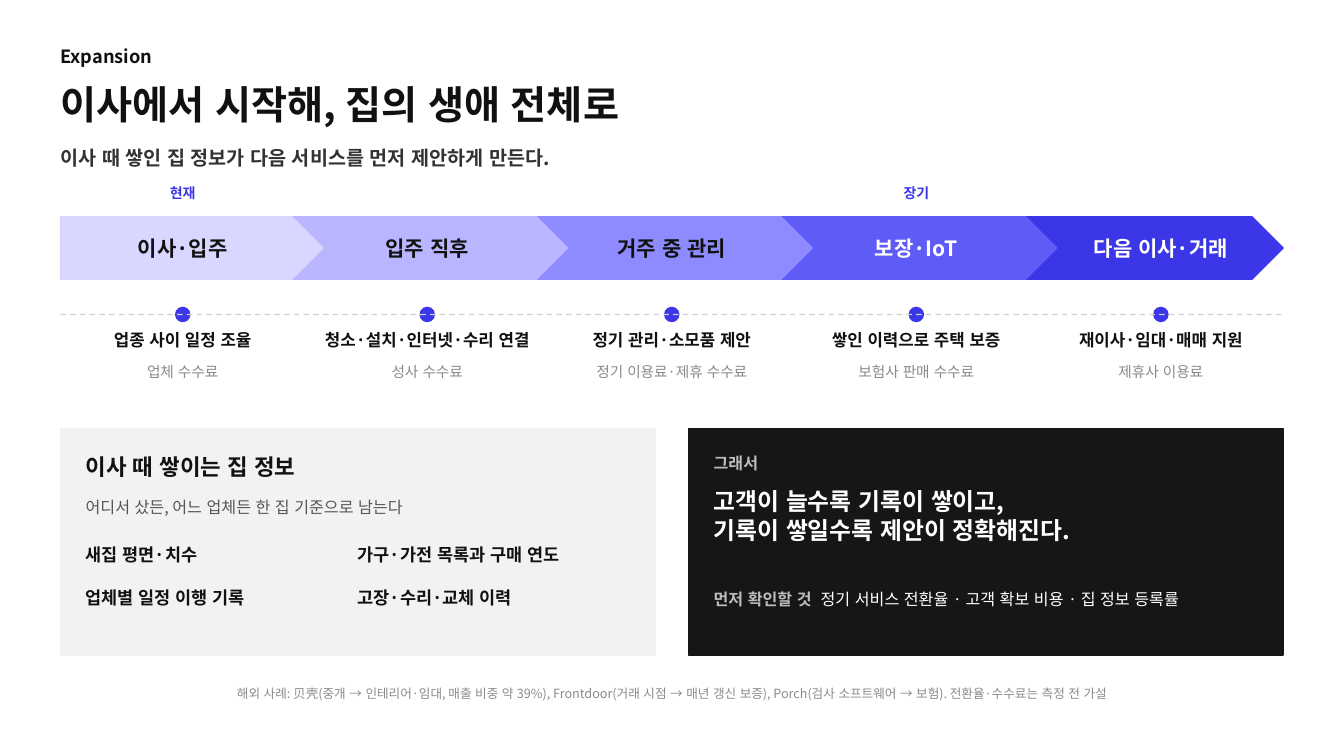
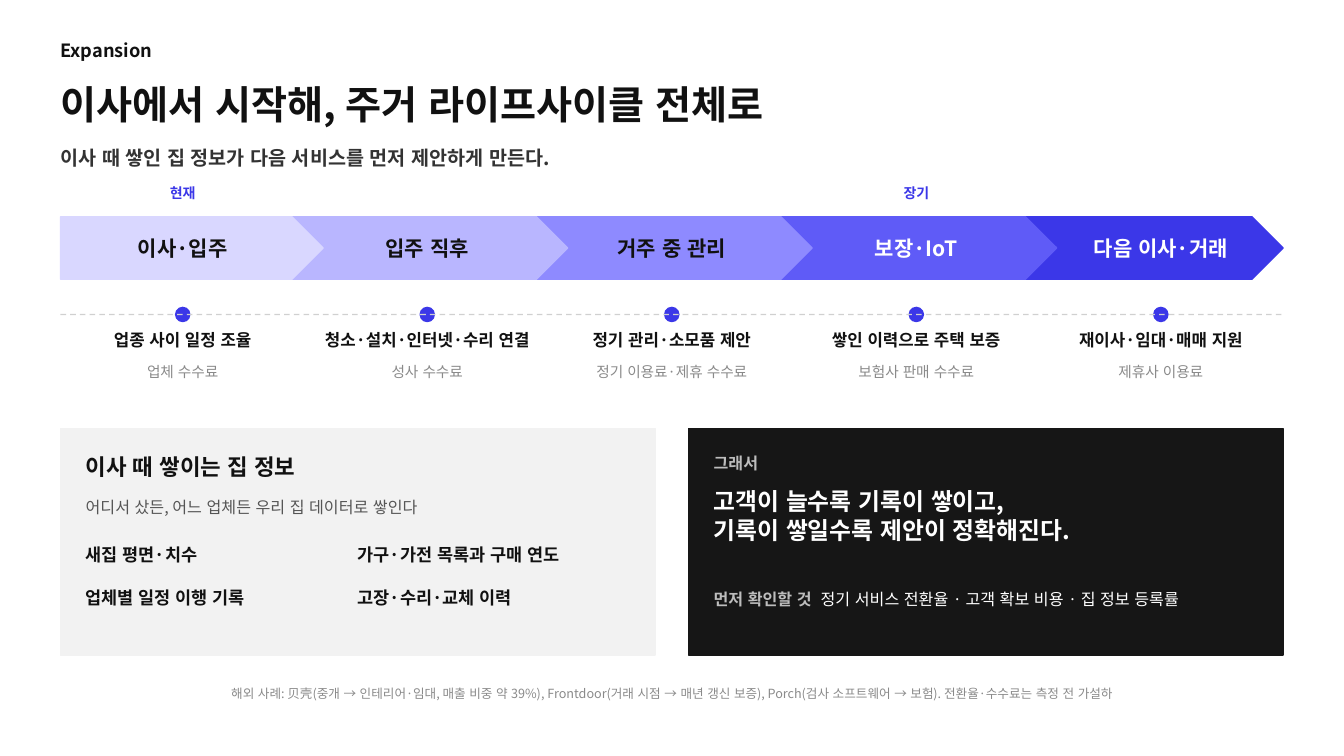
Before and after one commit to stwpst10-collab/teoo, a slide deck: slide 1 of 20-ROOMOVE/산출물/ROOMOVE 확장 논리 1p 팀 톤 2026-11-27 v1.pptx. Drawn at 1344x756 pixels with LibreOffice and Linux fonts; fonts in the diff are those of the drawing. Boxes give left, top, right and bottom in pixels: in the first picture for what was removed or moved away, otherwise in the second. Text is boxed around its words. In the diff, an @@ line names an element or a change of style, - is before the commit and + after.

```diff
--- a/20-ROOMOVE/산출물/ROOMOVE 확장 논리 1p 팀 톤 2026-11-27 v1.pptx
+++ b/20-ROOMOVE/산출물/ROOMOVE 확장 논리 1p 팀 톤 2026-11-27 v1.pptx
@@ text "Expansion": place and size @@
-text "Expansion" at (60, 48, 152, 67)
+text "Expansion" at (60, 42, 152, 61)
@@ text at (60, 86, 763, 128): text changed @@
-이사에서 시작해, 집의 생애 전체로
+이사에서 시작해, 주거 라이프사이클 전체로
@@ text at (86, 499, 418, 516): text changed @@
-어디서 샀든, 어느 업체든 한 집 기준으로 남는다
+어디서 샀든, 어느 업체든 우리 집 데이터로 쌓인다
@@ text at (231, 687, 1113, 700): text changed @@
-해외 사례: 贝壳(중개 → 인테리어·임대, 매출 비중 약 39%), Frontdoor(거래 시점 → 매년 갱신 보증), Porch(검사 소프트웨어 → 보험). 전환율·수수료는 측정 전 가설
+해외 사례: 贝壳(중개 → 인테리어·임대, 매출 비중 약 39%), Frontdoor(거래 시점 → 매년 갱신 보증), Porch(검사 소프트웨어 → 보험). 전환율·수수료는 측정 전 가설하
```
Also in this commit, not shown: 6 other files.
